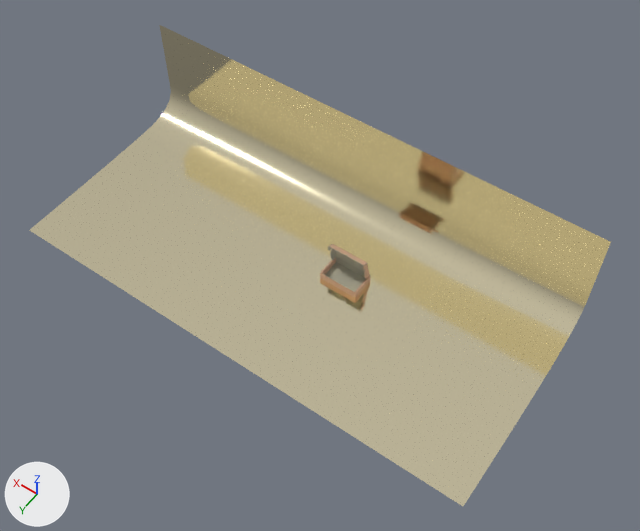
A saved change to the glTF model PIETRA CX ECOM.glb.
Before and after are seen from a 50 mm lens placed at (-1.88, 2.65, 3.93), pointed at (-0.19, 0.29, 0.23). The lights are fixed; the arrows at lower left show +X, +Y and +Z. Where no turn or scale is listed for an object, it has been applied to the vertices.

The first picture shows 'Caixa ECOM-papel bege', 'Loft.001'.
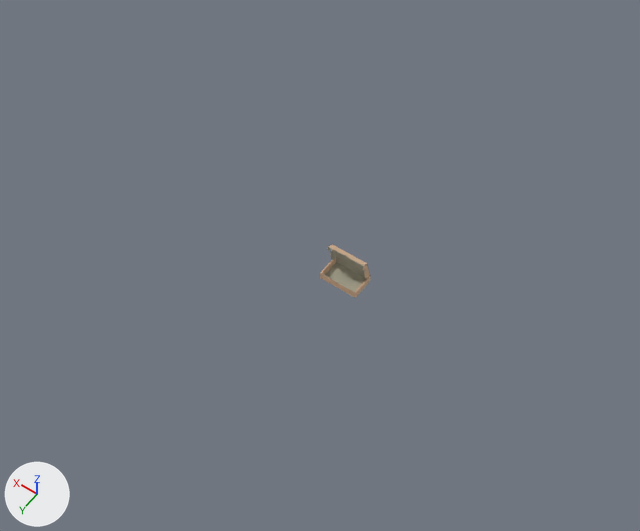
Patch to the scene script:
```diff
--- a/PIETRA CX ECOM.glb.py
+++ b/PIETRA CX ECOM.glb.py
@@ ob_loft_001 @@
-ob_loft_001 = bpy.data.objects.new('Loft.001', me_loft)
-ob_loft_001.location = (0.0, 0.228, 0.0)
```

Boxes [x1, y1, x2, y2] around the edits, measured in the pictures (640 x 531 px):
'Loft.001', deleted (beige)
    before: [30, 25, 611, 506]
